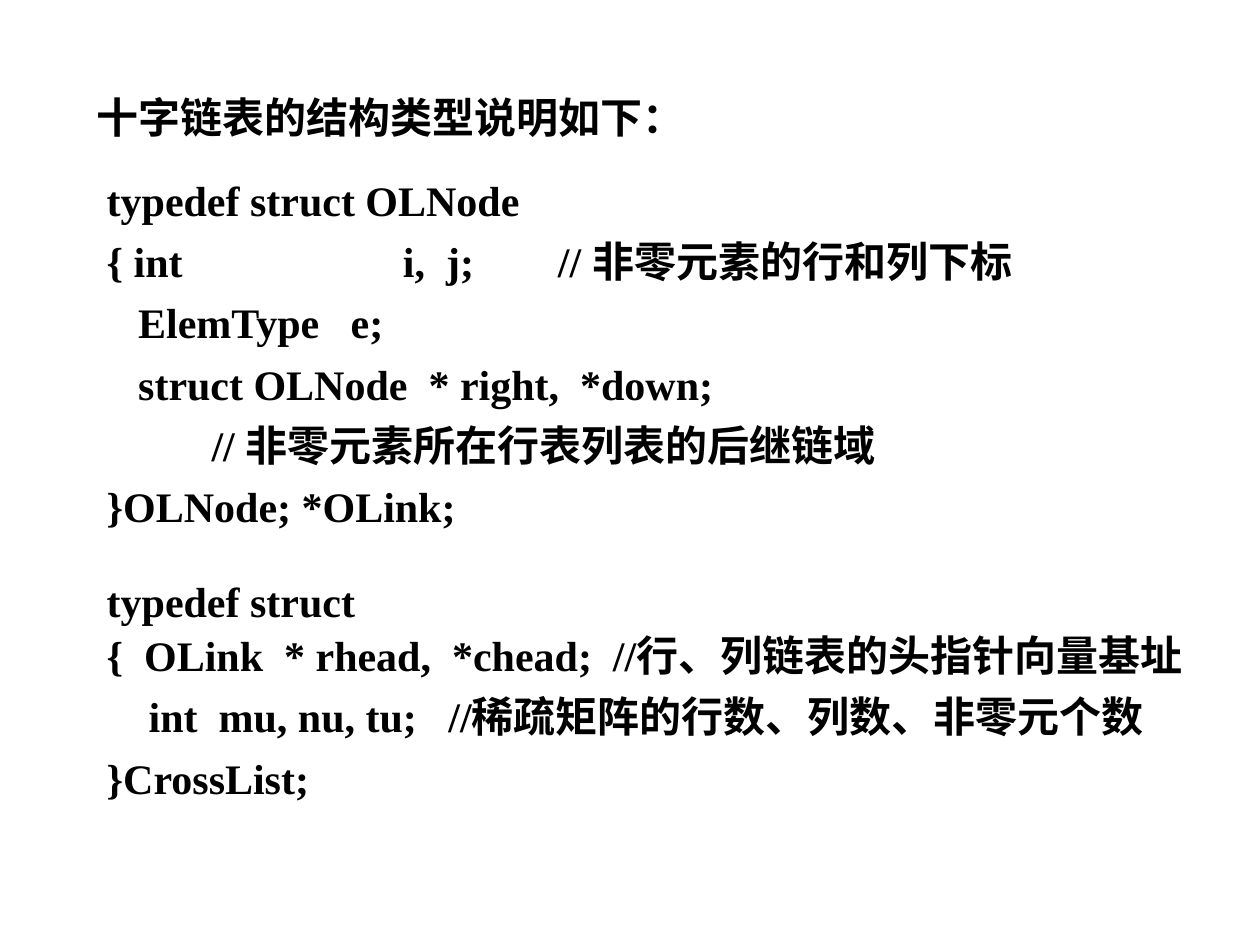
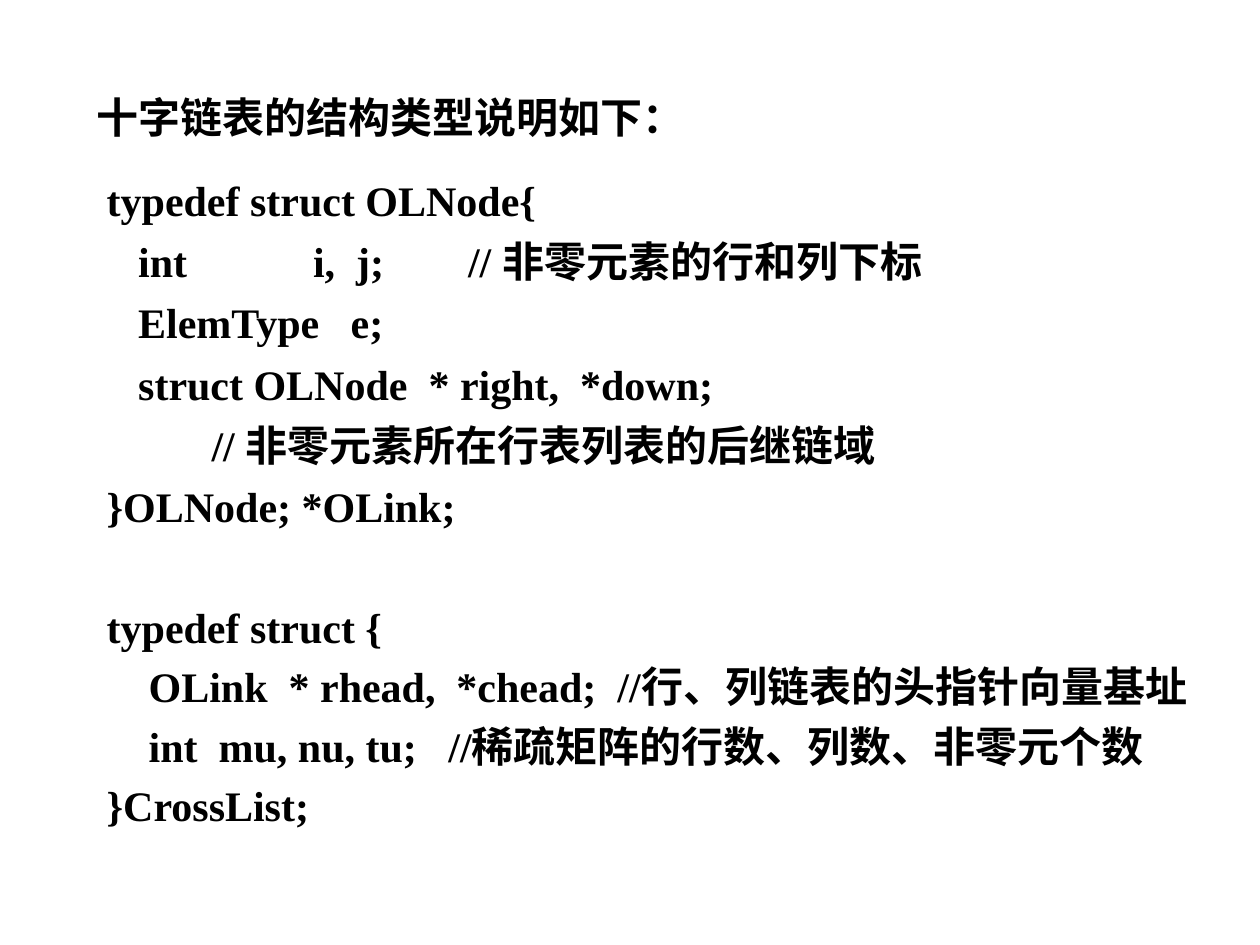
Before and after one commit to Gempittance/Data_Structur_Build, a slide deck: slide 51 of 数据结构PPT/ds5.pptx. Drawn at 1260x945 pixels with LibreOffice and Linux fonts; fonts in the diff are those of the drawing; background and template pictures are left out. Boxes give left, top, right and bottom in pixels: in the first picture for what was removed or moved away, otherwise in the second. Text is boxed around its words. In the diff, an @@ line names an element or a change of style, - is before the commit and + after.

```diff
--- a/数据结构PPT/ds5.pptx
+++ b/数据结构PPT/ds5.pptx
@@ text at box(107, 186, 922, 286): spaces changed @@
-typedef struct OLNode
-{ int i, j; // 非零元素的行和列下标
+typedef struct OLNode{
+int i, j; // 非零元素的行和列下标
@@ text at box(107, 613, 1187, 709): text changed @@
-typedef struct
-{ OLink * rhead, *chead; //行、列链表的头指针向量基址
+typedef struct {
+OLink * rhead, *chead; //行、列链表的头指针向量基址
@@ text at box(107, 729, 1144, 828): line spacing 0.8 to 22pt @@
```
Also in this commit, not shown: 3 other slides changed.
